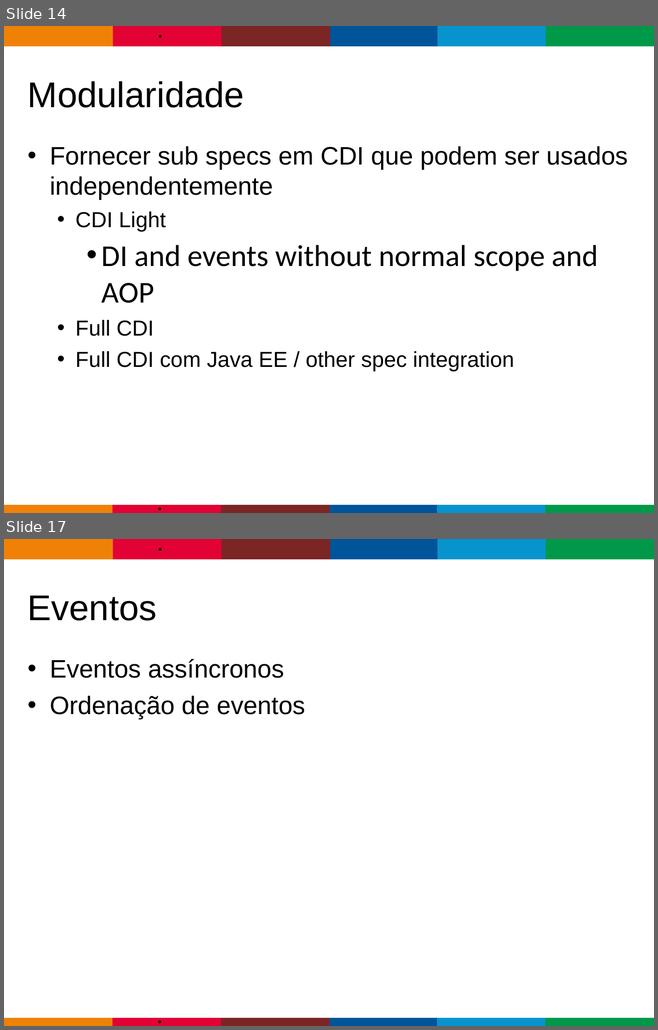
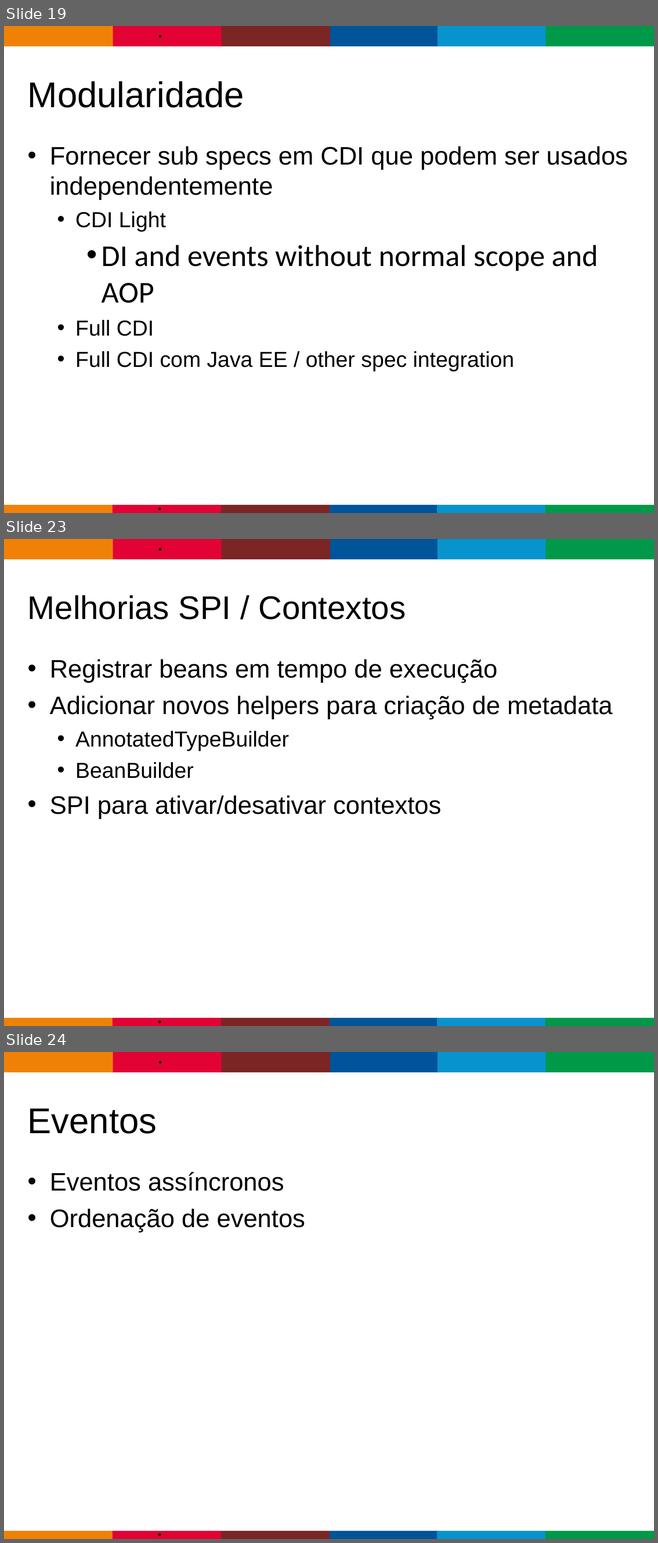
Before and after one commit to gastaldi/talks, a slide deck: CDI/TDC2015/TDC_2015-CDI-2.0.odp. Shown one above the other, each under a label of ours: slides 14 and 17 before the commit, slides 19, 23 and 24 after it; the slides between them are not shown. The pictures are 658x1030 and 658x1543 pixels, drawn with LibreOffice and Linux fonts; fonts in the diff are those of the drawing; background and template pictures are left out. Boxes give left, top, right and bottom in pixels: in the first picture for what was removed or moved away, otherwise in the second. Text is boxed around its words. In the diff, an @@ line names an element or a change of style, - is before the commit and + after.

```diff
--- a/CDI/TDC2015/TDC_2015-CDI-2.0.odp
+++ b/CDI/TDC2015/TDC_2015-CDI-2.0.odp
@@ slide 23 added at (4,539,654,1026), background #FFFFFF; not listed: 13 template elements that a slide beside it also shows @@
@@ title added at (28,595,405,620), 40 pt, text #000000 @@
+Melhorias SPI / Contextos
@@ text added at (50,659,612,819), 30.9 pt, text #000000 @@
+• Registrar beans em tempo de execução
+• Adicionar novos helpers para criação de metadata
+  • AnnotatedTypeBuilder
+  • BeanBuilder
+• SPI para ativar/desativar contextos
@@ what was slide 14 is now slide 19 @@
@@ what was slide 17 is now slide 24 @@
```
Also in this commit, not shown: 5 slides changed, 9 other slides added, 4 slides removed.
